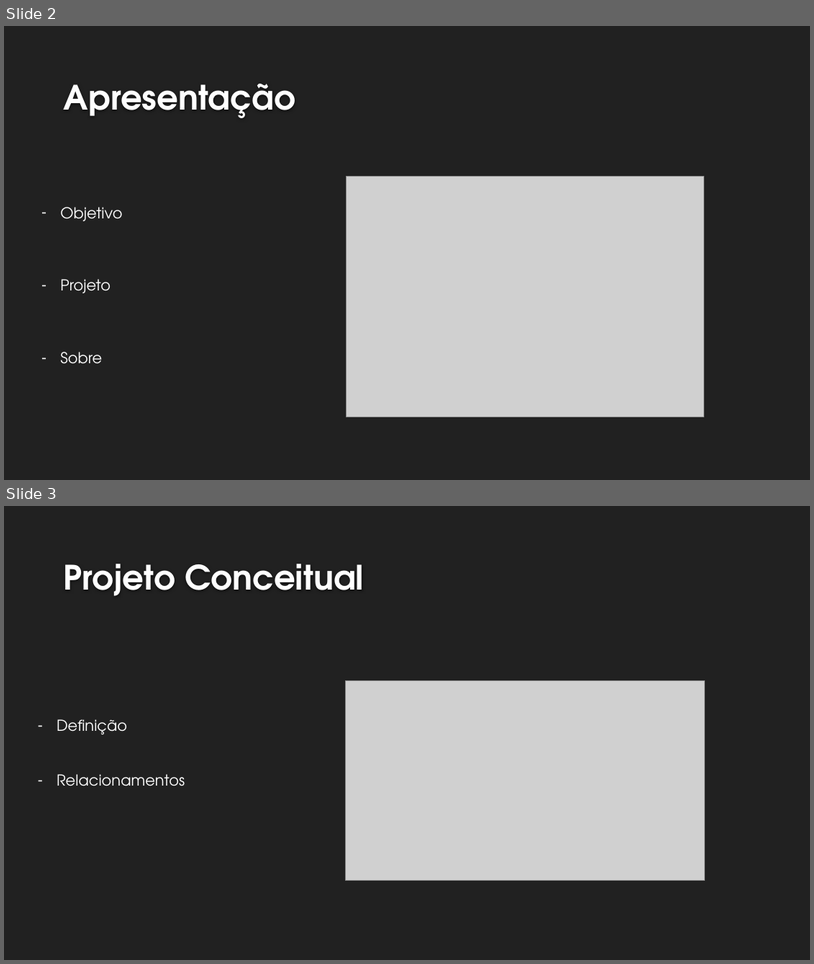
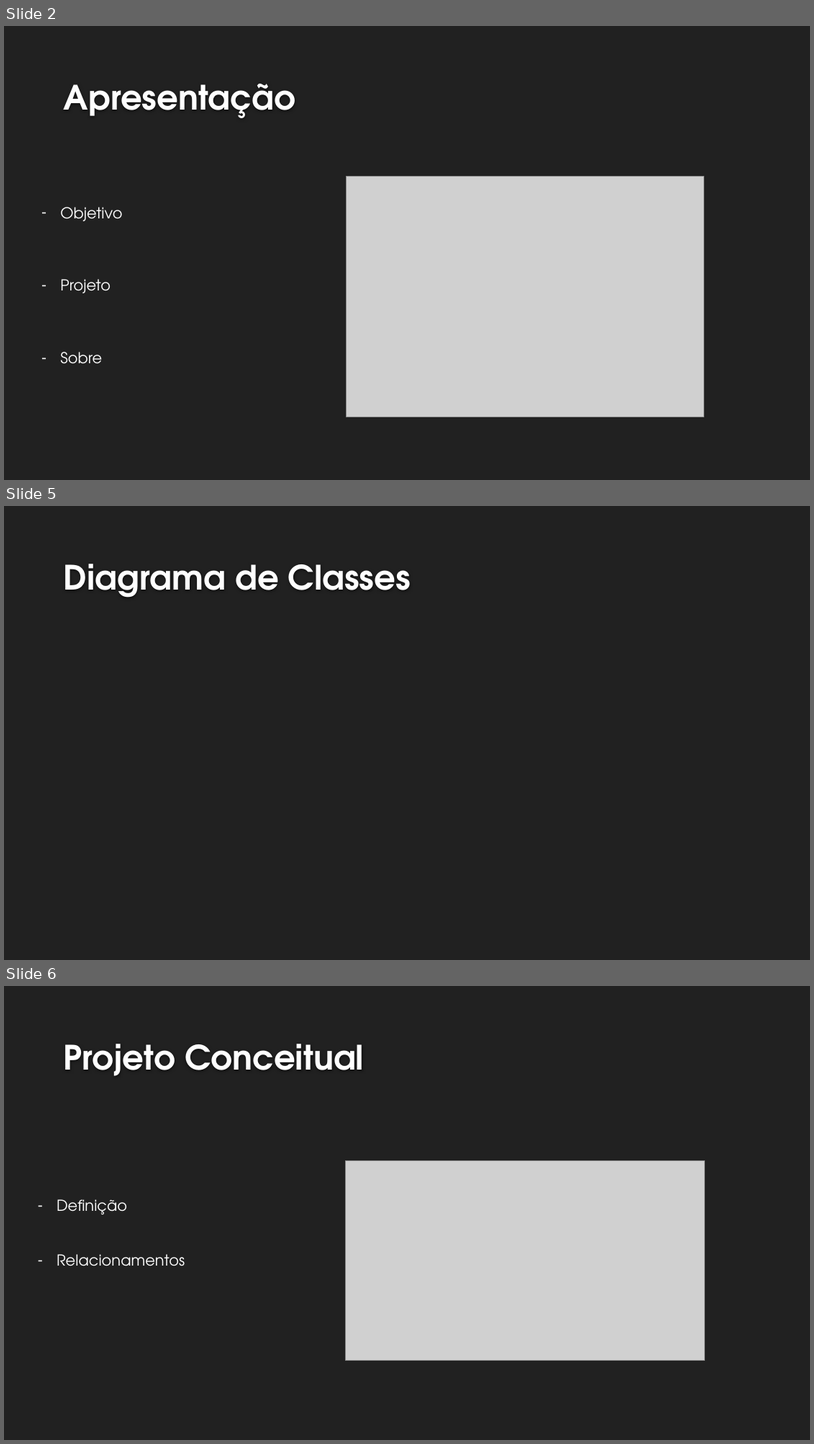
Before and after one commit to leaogui/IODWare, a slide deck: IODware.pptx. Shown one above the other, each under a label of ours: slides 2 and 3 before the commit, slides 2, 5 and 6 after it; the slides between them are not shown. The pictures are 814x964 and 814x1444 pixels, drawn with LibreOffice and Linux fonts; fonts in the diff are those of the drawing; grey boxes stand for pictures; background and template pictures are left out. Boxes give left, top, right and bottom in pixels: in the first picture for what was removed or moved away, otherwise in the second. Text is boxed around its words. In the diff, an @@ line names an element or a change of style, - is before the commit and + after.

```diff
--- a/IODware.pptx
+++ b/IODware.pptx
@@ slide 5 added at bbox=[4, 506, 810, 960], background #212121 @@
@@ title added at bbox=[64, 564, 411, 597], 40 pt, text #FEFEFE, bold @@
+Diagrama de Classes
@@ what was slide 3 is now slide 6 @@
```
Also in this commit, not shown: 1 slide changed, 4 other slides added, 3 other files.
